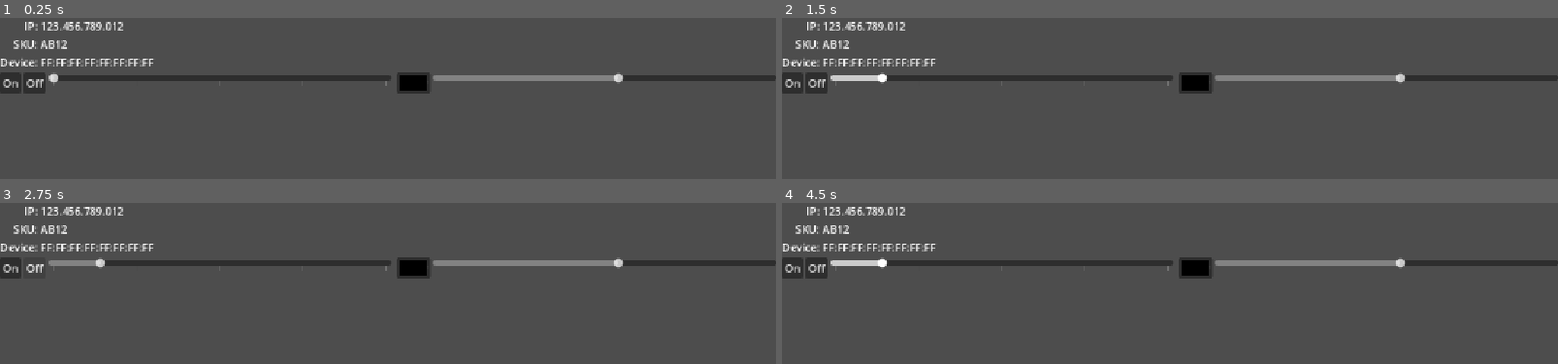
Above: before the commit, frames 1-4 (two rows, left to right).
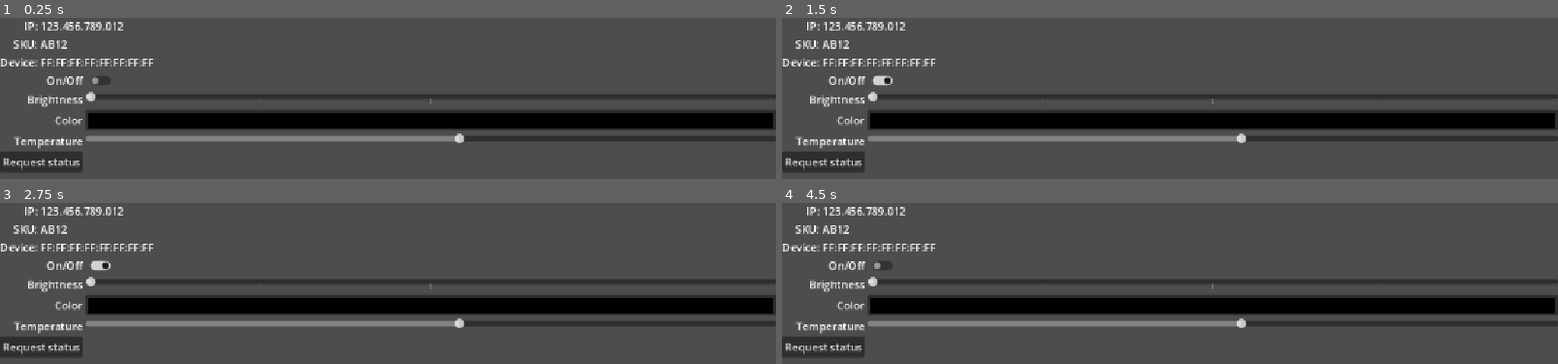
Above: after the commit, the same moments.

Repository: thelvm/govee-custom-controller
Game: Godot game, scene res://device_view.tscn
Two runs of this game, one before a commit and one after it. Both use one fixed random seed, a clock stepped at 60 frames per second and the inputs below. This scene is started directly instead of the project's main scene.
Inputs (mouse positions are in pixels of both pictures, inside the frame that each line leads up to):
- Up to frame 1 (0.25 s): no input
- Up to frame 2 (1.5 s): click (789, 82) at 0.5 s, where only the run before the commit has a clickable "On"; click (882, 80) at 1.27 s
- Up to frame 3 (2.75 s): click (31, 267) at 2 s, where only the run before the commit has a clickable "Off"
- Up to frame 4 (4.5 s): click (820, 346) at 2.75 s, where only the run after the commit has a clickable "Request status"; click (789, 267) at 3.5 s, where only the run before the commit has a clickable "On"; click (882, 265) at 4.27 s

The runs differ from the first frame. In frame 1, 22% of the frame differs, in the area x 0-100%, y 33-96%; in frame 2, 22%; in frame 3, 22%; in frame 4, 22%.
Error before the commit: Invalid call. Nonexistent function 'set_brightness' in base 'Nil'. (res://device_view.gd:37)
Error after the commit: Invalid call. Nonexistent function 'request_device_status' in base 'Nil'. (res://device_view.gd:57)

Commit message:
WIP

Diff:
--- /dev/null
+++ b/device_status.gd
@@ -0,0 +1,11 @@
+class_name DeviceStatus
+extends RefCounted
+
+
+var state: bool = false
+var color: Color = Color.BLACK
+var temperature: int = 0
+
+static func from_data(data: Dictionary) -> DeviceStatus:
+	var new_device_status := DeviceStatus.new()
+	return new_device_status
--- a/device_view.gd
+++ b/device_view.gd
@@ -20,6 +20,13 @@
 		ip_value.text = govee_device.ip
 		sku_value.text = govee_device.sku
 		device_value.text = govee_device.device
+
+
+func set_power(power: bool):
+	if power:
+		turn_on()
+	else:
+		turn_off()
 
 
 func turn_on():
@@ -46,6 +53,10 @@
 		govee_device.set_temperature(temperature_slider.value)
 
 
+func request_devce_status():
+	govee_device.request_device_status()
+
+
 func _set_govee_device(new_govee_device: GoveeDevice):
 	govee_device = new_govee_device
 	update_device_view()
--- a/device_view.tscn
+++ b/device_view.tscn
@@ -53,16 +53,23 @@
 layout_mode = 2
 text = "FF:FF:FF:FF:FF:FF:FF:FF"
 
-[node name="DeviceControls" type="HBoxContainer" parent="." unique_id=640513271]
+[node name="DeviceControls" type="GridContainer" parent="." unique_id=1355460739]
 layout_mode = 2
+columns = 2
 
-[node name="OnButton" type="Button" parent="DeviceControls" unique_id=786915502]
+[node name="OnOffLabel" type="Label" parent="DeviceControls" unique_id=536644656]
 layout_mode = 2
-text = "On"
+text = "On/Off"
+horizontal_alignment = 2
 
-[node name="OffButton" type="Button" parent="DeviceControls" unique_id=1863075151]
+[node name="OnOffButton" type="CheckButton" parent="DeviceControls" unique_id=212308071]
 layout_mode = 2
-text = "Off"
+size_flags_horizontal = 0
+
+[node name="BrightnessLabel" type="Label" parent="DeviceControls" unique_id=7378393]
+layout_mode = 2
+text = "Brightness"
+horizontal_alignment = 2
 
 [node name="BrightnessSlider" type="HSlider" parent="DeviceControls" unique_id=445006441]
 unique_name_in_owner = true
@@ -73,14 +80,21 @@
 tick_count = 5
 ticks_on_borders = true
 
-[node name="HBoxContainer" type="HBoxContainer" parent="DeviceControls" unique_id=1881632799]
+[node name="ColorLabel" type="Label" parent="DeviceControls" unique_id=269001286]
 layout_mode = 2
+text = "Color"
+horizontal_alignment = 2
 
 [node name="ColorPickerButton" type="ColorPickerButton" parent="DeviceControls" unique_id=1683170465]
 layout_mode = 2
 text = "Color"
 edit_alpha = false
 edit_intensity = false
+
+[node name="TemperatureLabel" type="Label" parent="DeviceControls" unique_id=902938834]
+layout_mode = 2
+text = "Temperature"
+horizontal_alignment = 2
 
 [node name="TemperatureSlider" type="HSlider" parent="DeviceControls" unique_id=316333060]
 unique_name_in_owner = true
@@ -93,8 +107,12 @@
 rounded = true
 scrollable = false
 
-[connection signal="pressed" from="DeviceControls/OnButton" to="." method="turn_on"]
-[connection signal="pressed" from="DeviceControls/OffButton" to="." method="turn_off"]
+[node name="RequestStatusButton" type="Button" parent="DeviceControls" unique_id=96015789]
+layout_mode = 2
+text = "Request status"
+
+[connection signal="toggled" from="DeviceControls/OnOffButton" to="." method="set_power"]
 [connection signal="drag_ended" from="DeviceControls/BrightnessSlider" to="." method="handle_brightness_slider"]
 [connection signal="color_changed" from="DeviceControls/ColorPickerButton" to="." method="set_color"]
 [connection signal="drag_ended" from="DeviceControls/TemperatureSlider" to="." method="handle_temperature_slider"]
+[connection signal="pressed" from="DeviceControls/RequestStatusButton" to="." method="request_devce_status"]
--- a/govee_connector.gd
+++ b/govee_connector.gd
@@ -2,6 +2,7 @@
 extends Node
 
 signal devices_changed
+signal device_status_received()
 
 var scanner := PacketPeerUDP.new()
 var listener := PacketPeerUDP.new()
@@ -11,33 +12,57 @@
 
 
 func _ready() -> void:
+	setup_scanner()
+	setup_listener()
+
+
+func setup_listener() -> void:
 	listener.bind(4002)
 
 
-func scan_available_devices():
-	var interface_names: Array[String]
+func setup_scanner() -> void:
 	connected_interface_names.clear()
 	devices.clear()
 
 	for interface in IP.get_local_interfaces():
-		if interface.name:
-			interface_names.append(interface.name)
-	for interface_name in interface_names:
-		var join_error = scanner.join_multicast_group("239.255.255.250", interface_name)
+		var join_error = scanner.join_multicast_group("239.255.255.250", interface["name"])
+		if join_error:
+			printerr("Could not join multicast group on :" + interface["friendly"])
 		if not join_error:
-			connected_interface_names.append(interface_name)
-
+			print("Joined multicast group on: " + interface["friendly"])
 	scanner.set_broadcast_enabled(true)
 	scanner.set_dest_address("239.255.255.250", 4001)
-	scanner.put_packet('{ "msg":{ "cmd":"scan", "data":{ "account_topic":"reserve" } } }'.to_ascii_buffer())
+
+
+func scan_available_devices():
+	var command := {
+		"msg": {
+			"cmd": "scan",
+			"data": {
+					"account_topic":"reserve"
+				}
+		}
+	}
+	var command_string = JSON.stringify(command)
+	var error := scanner.put_packet(command_string.to_ascii_buffer())
+	scanner.put_packet("Random packet".to_ascii_buffer())
+	if error:
+		printerr("Something happened when trying to scan devices")
+	else:
+		print("Sending scan request")
 
 
 func _process(_delta: float) -> void:
 	if listener.is_bound():
 		if listener.get_available_packet_count() > 0:
-			var raw_packet = listener.get_packet()
+			var raw_packet := listener.get_packet()
+			var from_address := listener.get_packet_ip()
 			var packet = JSON.parse_string(raw_packet.get_string_from_ascii())
-			if packet["msg"]["cmd"] == "scan":
-				var new_device = GoveeDevice.from_scan_response(packet)
-				devices.append(new_device)
-				devices_changed.emit()
+			print("ip: " + from_address + " data: ")
+			if packet:
+				if packet["msg"]["data"]:
+					print(packet["msg"]["data"])
+				if packet["msg"]["cmd"] == "scan":
+					var new_device = GoveeDevice.from_scan_response(packet)
+					devices.append(new_device)
+					devices_changed.emit()
--- a/govee_device.gd
+++ b/govee_device.gd
@@ -102,3 +102,15 @@
 
 	var command_string := JSON.stringify(command)
 	command_sender.put_packet(command_string.to_ascii_buffer())
+
+
+func request_device_status() -> void:
+	var command := {
+		"msg": {
+			"cmd": "devStatus",
+			"data": {}
+		}
+	}
+
+	var command_string := JSON.stringify(command)
+	command_sender.put_packet(command_string.to_ascii_buffer())
--- a/main.tscn
+++ b/main.tscn
@@ -20,7 +20,9 @@
 layout_mode = 2
 text = "Scan"
 
-[node name="Timer" type="Timer" parent="." unique_id=1022314326]
+[node name="ScanTimeout" type="Timer" parent="." unique_id=1022314326]
+wait_time = 10.0
+one_shot = true
 
 [node name="DevicesContainer" type="HBoxContainer" parent="." unique_id=1023855629]
 layout_mode = 2
Not shown, added: device_status.gd.uid
